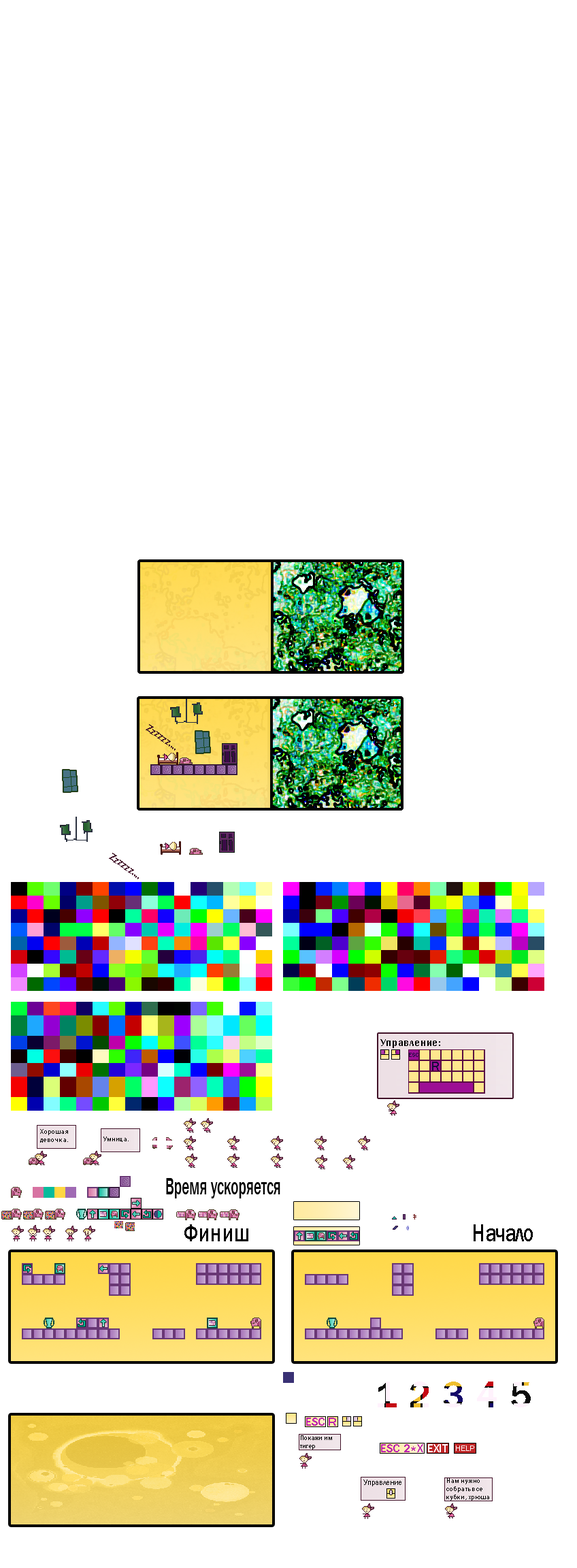
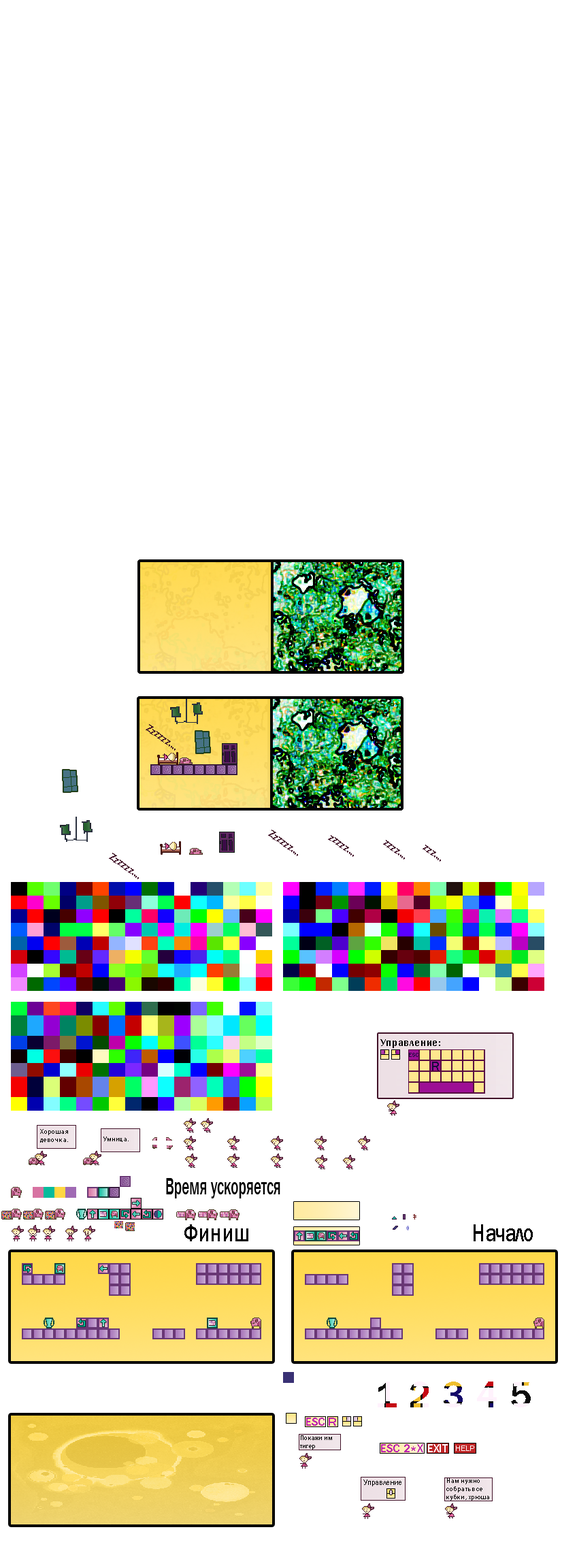
Layer changes from the first w=577, h=1568 image to the second:
added layer "Слой 29" above "Слой 24 копия" over [268, 829, 441, 862]
